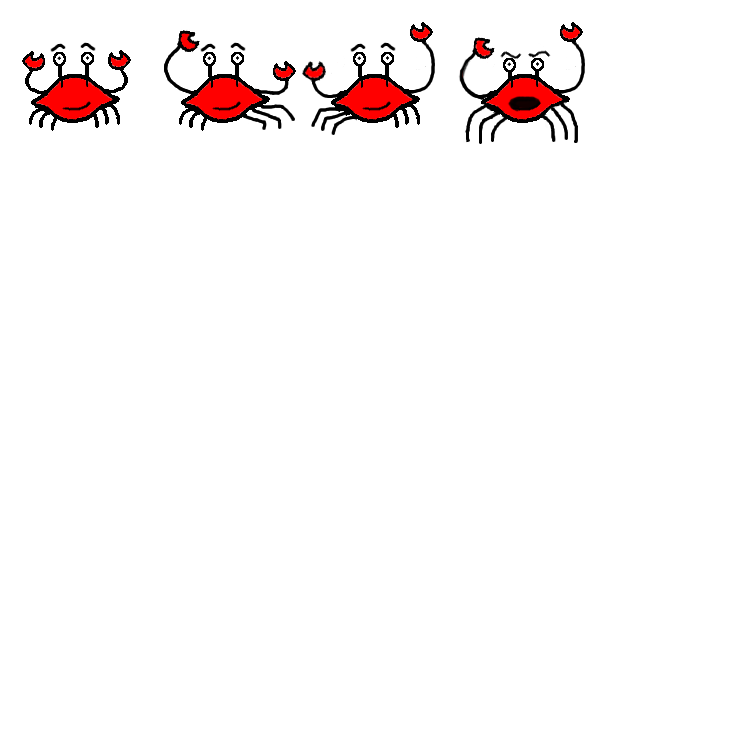
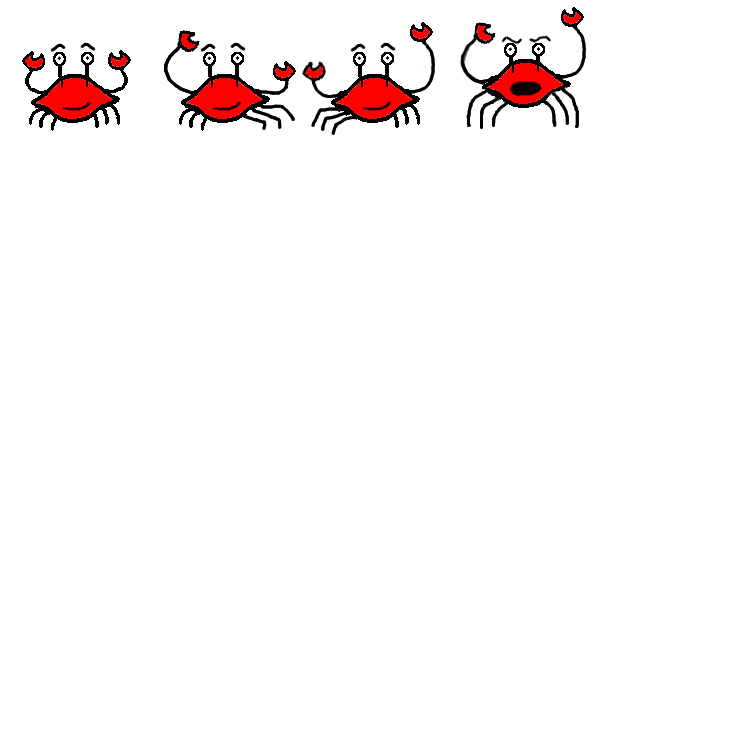
The second 750 x 750 image is a revision of the first. Changes to its layers:
painted on "Background" over [458, 7, 586, 144]
hid "Layer" over [458, 7, 586, 144]
